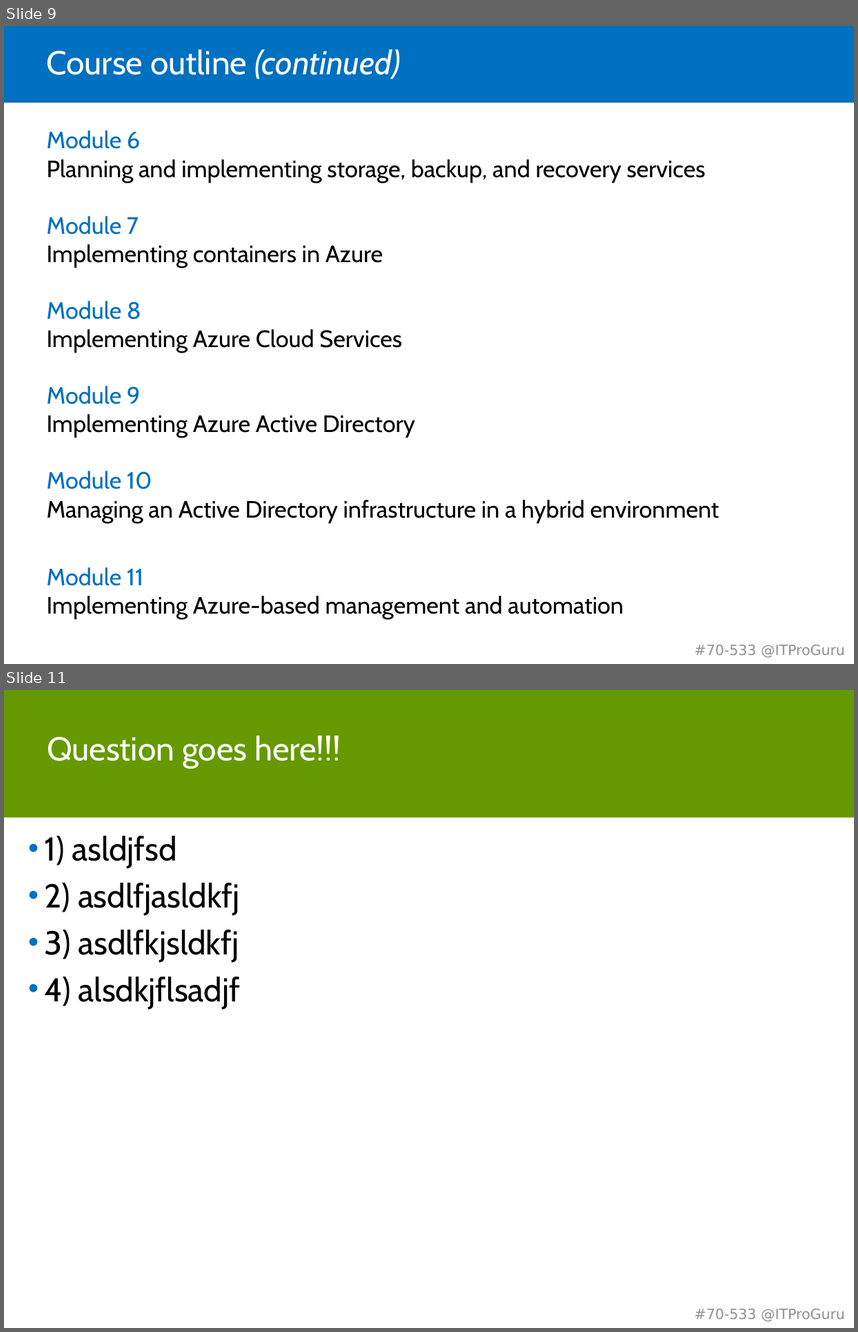
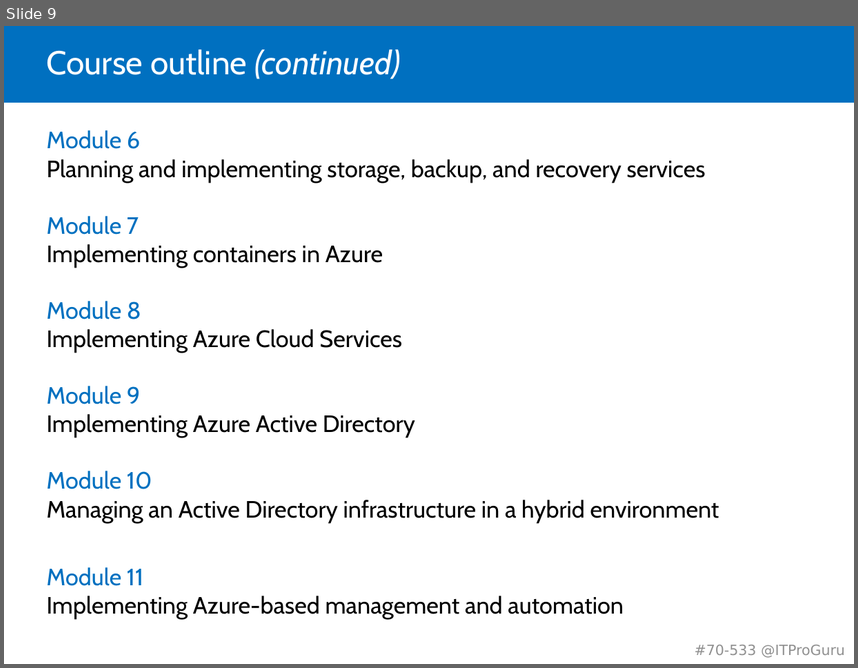
Before and after one commit to guruskill/70-533, a slide deck: 70-533-01-App-Service-Apps.pptx. Shown one above the other, each under a label of ours: slides 9 and 11 before the commit, slide 9 after it; the slides between them are not shown. The pictures are 858x1332 and 858x668 pixels, drawn with LibreOffice and Linux fonts; fonts in the diff are those of the drawing. Boxes give left, top, right and bottom in pixels: in the first picture for what was removed or moved away, otherwise in the second. Text is boxed around its words. In the diff, an @@ line names an element or a change of style, - is before the commit and + after.

```diff
--- a/70-533-01-App-Service-Apps.pptx
+++ b/70-533-01-App-Service-Apps.pptx
@@ slide 11 removed at box(4, 690, 854, 1328), background #FFFFFF; not listed: 2 template elements that a slide beside it also shows @@
@@ rectangle removed at box(4, 690, 854, 818) @@
@@ title removed at box(47, 736, 340, 768) @@
-Question goes here!!!
@@ text removed at box(45, 836, 241, 1009) @@
-• 1) asldjfsd
-• 2) asdlfjasldkfj
-• 3) asdlfkjsldkfj
-• 4) alsdkjflsadjf
```
Also in this commit, not shown: 1 slide changed, 2 other slides removed, 8 other files.
